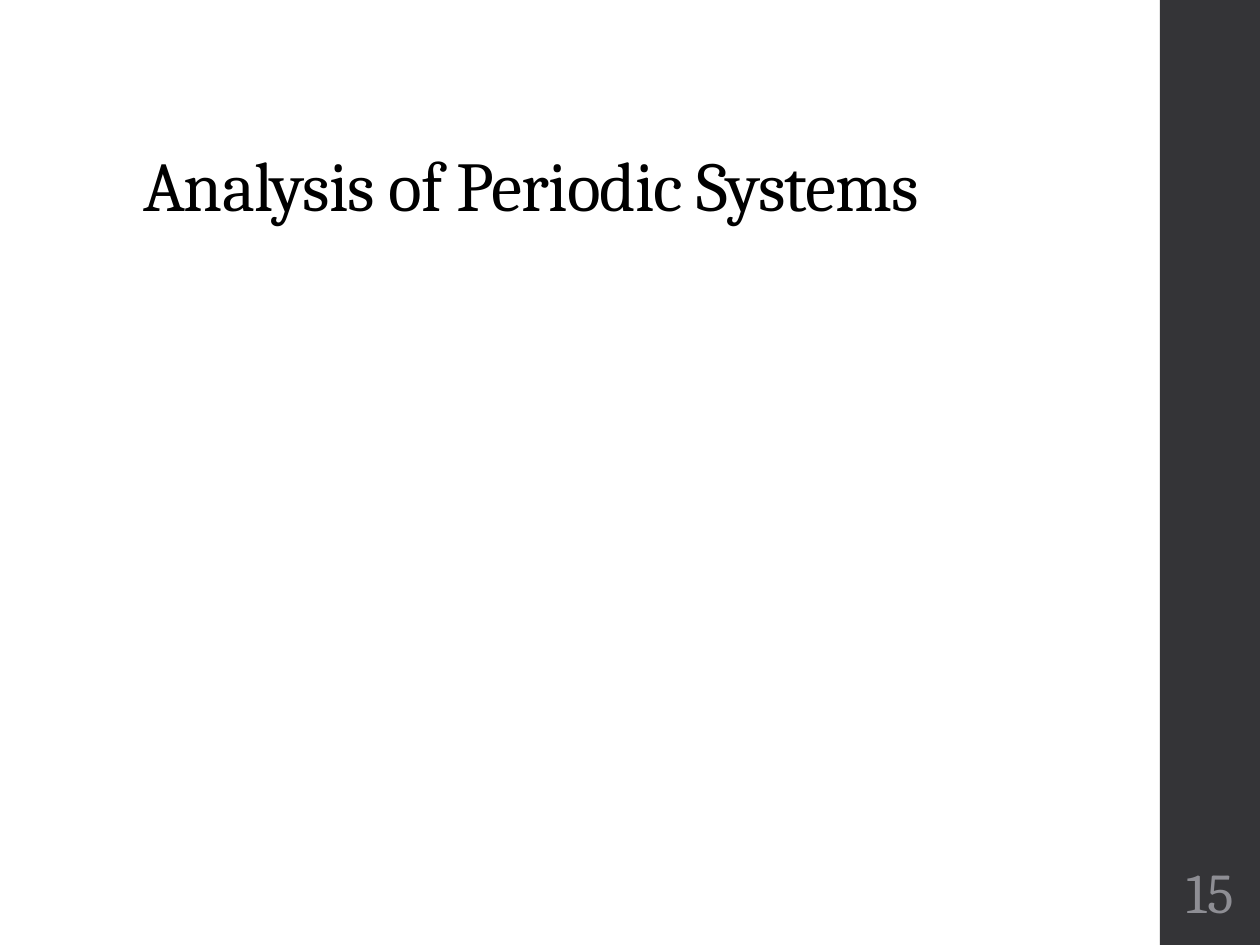
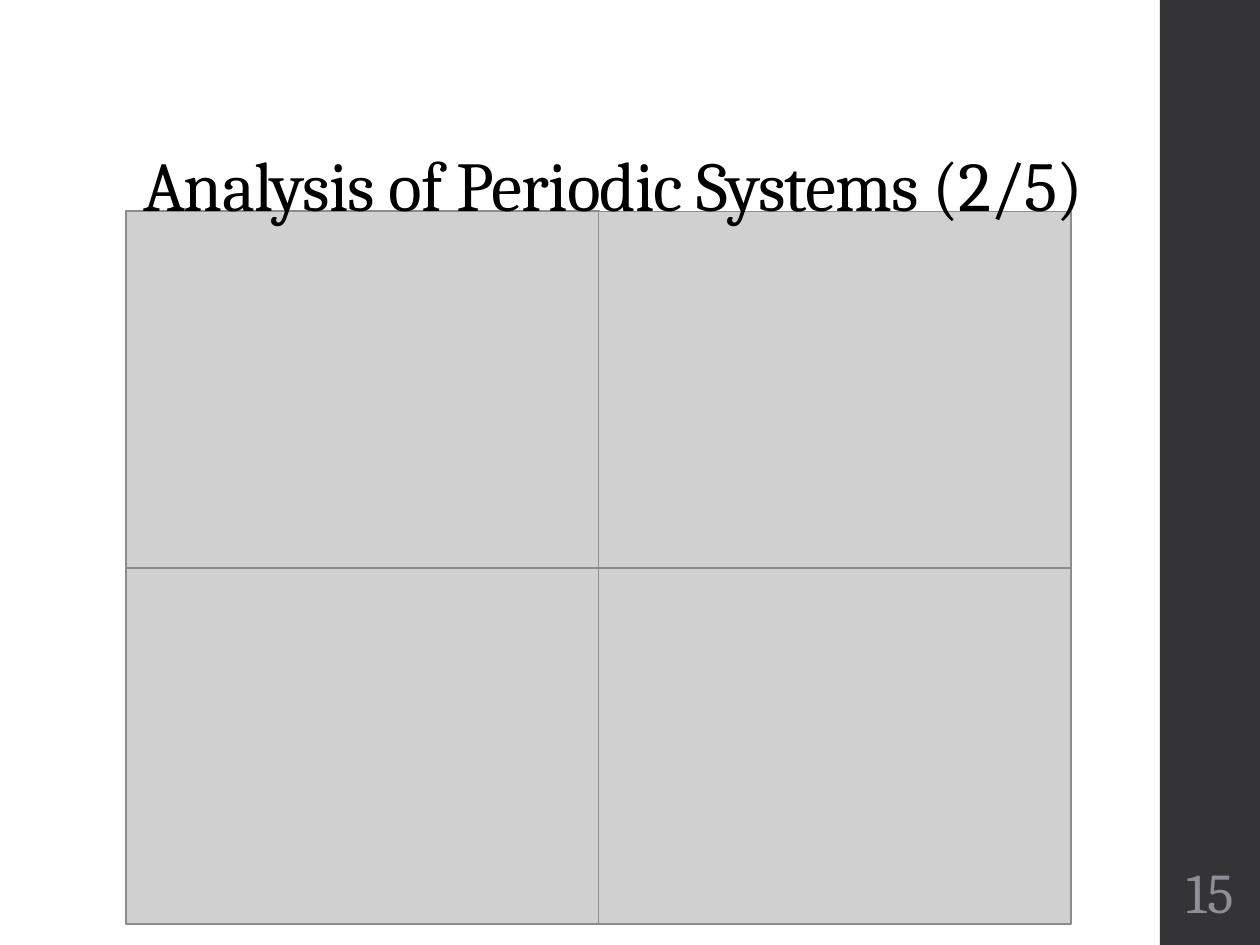
Before and after one commit to finger563/cbsat, a slide deck: slide 15 of thesis/Defense.pptx. Drawn at 1260x945 pixels with LibreOffice and Linux fonts; fonts in the diff are those of the drawing; grey boxes stand for pictures. Boxes give left, top, right and bottom in pixels: in the first picture for what was removed or moved away, otherwise in the second. Text is boxed around its words. In the diff, an @@ line names an element or a change of style, - is before the commit and + after.

```diff
--- a/thesis/Defense.pptx
+++ b/thesis/Defense.pptx
@@ title at (143,161,1083,226): text changed @@
-Analysis of Periodic Systems
+Analysis of Periodic Systems (2/5)
@@ picture added at (126,212,600,568) @@
@@ picture added at (598,212,1071,568) @@
@@ picture added at (126,568,598,925) @@
@@ picture added at (598,568,1071,925) @@
```
Also in this commit, not shown: 4 other slides changed.
